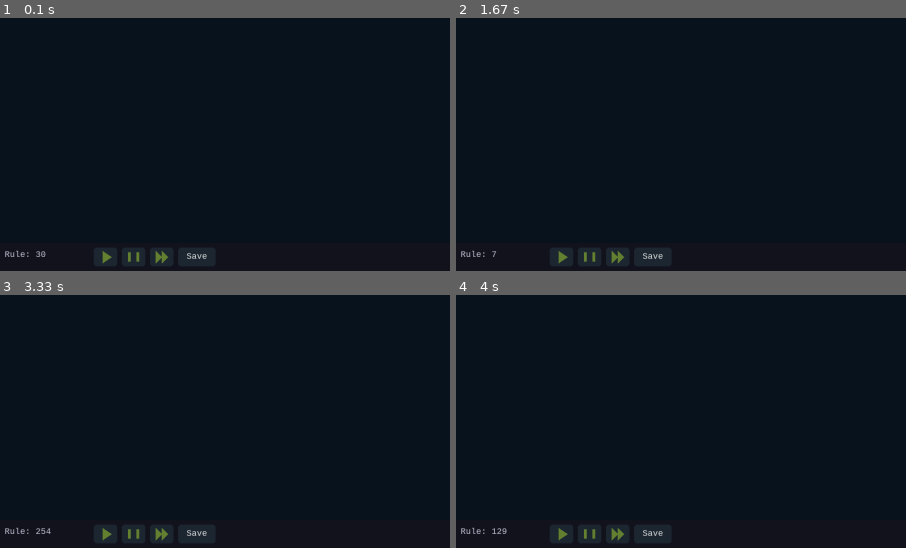
Above: before the commit, frames 1-4 (two rows, left to right).
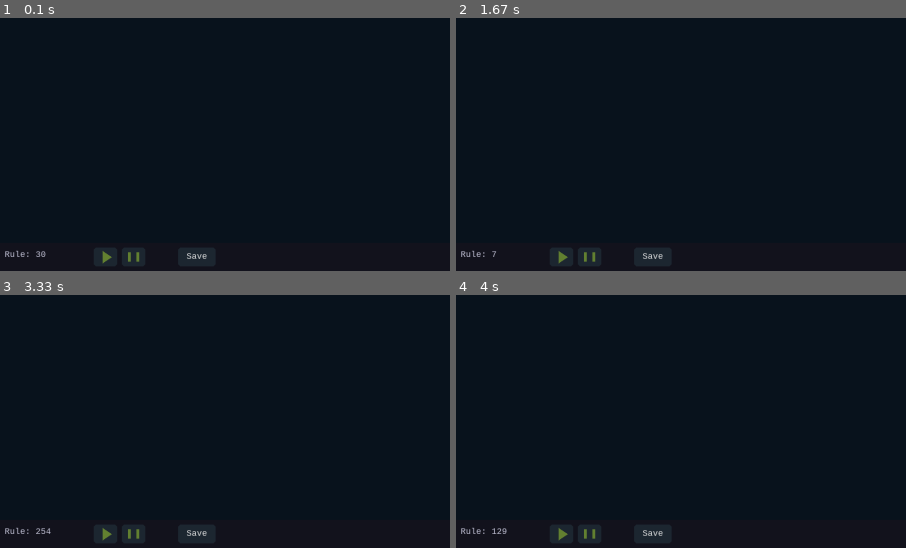
Above: after the commit, the same moments.

Repository: Dyretna/ca_simulator
Game: pygame game, started from run_pygame.py
Two runs of this game, one before a commit and one after it. Both use one fixed random seed, a clock stepped at 60 frames per second and the inputs below.
Inputs (mouse positions are % of the whole screen's width and height, from its top left):
- Up to frame 1 (0.1 s): no input
- Up to frame 2 (1.67 s): press the mouse at (12, 97) at 0.37 s; move the mouse to (32, 88) at 0.47 s; release the mouse at (53, 80) at 0.6 s; press the mouse at (12, 97) at 0.7 s; move the mouse to (13, 88) at 0.8 s; release the mouse at (15, 79) at 0.93 s; tap F at 1 s; press the mouse at (12, 97) at 1.37 s; move the mouse to (20, 89) at 1.47 s; release the mouse at (28, 81) at 1.6 s
- Up to frame 3 (3.33 s): press the mouse at (12, 97) at 1.7 s; move the mouse to (21, 58) at 1.8 s; release the mouse at (31, 20) at 1.93 s; press the mouse at (12, 97) at 2.03 s; move the mouse to (49, 77) at 2.13 s; release the mouse at (86, 57) at 2.27 s; press the mouse at (12, 97) at 2.37 s; move the mouse to (13, 60) at 2.47 s; release the mouse at (15, 23) at 2.6 s; press the mouse at (12, 97) at 2.7 s; move the mouse to (17, 77) at 2.8 s; release the mouse at (22, 57) at 2.93 s; press the mouse at (12, 97) at 3.03 s; move the mouse to (48, 64) at 3.13 s; release the mouse at (85, 30) at 3.27 s
- Up to frame 4 (4 s): press the mouse at (12, 97) at 3.37 s; move the mouse to (39, 57) at 3.47 s; release the mouse at (67, 17) at 3.6 s; press the mouse at (12, 97) at 3.7 s; move the mouse to (49, 79) at 3.8 s; release the mouse at (86, 62) at 3.93 s
The pictures show only the part of the screen within x 0-50%, y 50-100%; the shares and areas given below are measured in that part.

The runs differ from the first frame. In frame 1, 0.1% of the frame differs, in the area x 34-38%, y 91-98%; in frame 2, 0.1%; in frame 3, 0.1%; in frame 4, 0.1%.

Commit message:
Removed rendering ff-button, as Play-button holds the same function. Class is still left for further extension

Diff:
--- a/src/pygame_automata/ui/pygame_runner.py
+++ b/src/pygame_automata/ui/pygame_runner.py
@@ -40,9 +40,6 @@
 Pause:
     Freezes the runner only after a simulation has finished. Normal stepping
     continues during active CA execution.
-
-Next Step:
-    Flags a single-step request (future extension).
 
 Save:
     Sets a flag that causes the current CA image to be saved at the next
@@ -112,7 +109,6 @@
 
         self.running = True
         self.hard_pause = False
-        self.next_step = False
         self.save_flag = False
 
     def run(self):
@@ -167,9 +163,6 @@
         )
         self.ui_bar.add_button(
             btn.PauseButton(260, 10, 50, 40, bg, hover, icon, self.pause)
-        )
-        self.ui_bar.add_button(
-            btn.NextButton(320, 10, 50, 40, bg, hover, icon, self.request_single_step)
         )
         self.ui_bar.add_button(
             btn.TextButton(
@@ -209,9 +202,6 @@
     def pause(self):
         self.hard_pause = True
 
-    def request_single_step(self):
-        self.next_step = True
-
     def toggle_fullscreen(self):
         pygame.display.toggle_fullscreen()
 
--- a/src/pygame_automata/ui/pygame_ui/button.py
+++ b/src/pygame_automata/ui/pygame_ui/button.py
@@ -160,6 +160,12 @@
         )
 
 
+# ----------------------------------------------
+# CURRENTLY NOT IN USE
+# maybe in later extension
+# ----------------------------------------------
+
+
 class NextButton(IconButtonBase):
     """Next icon: double right-pointing triangles."""
 
